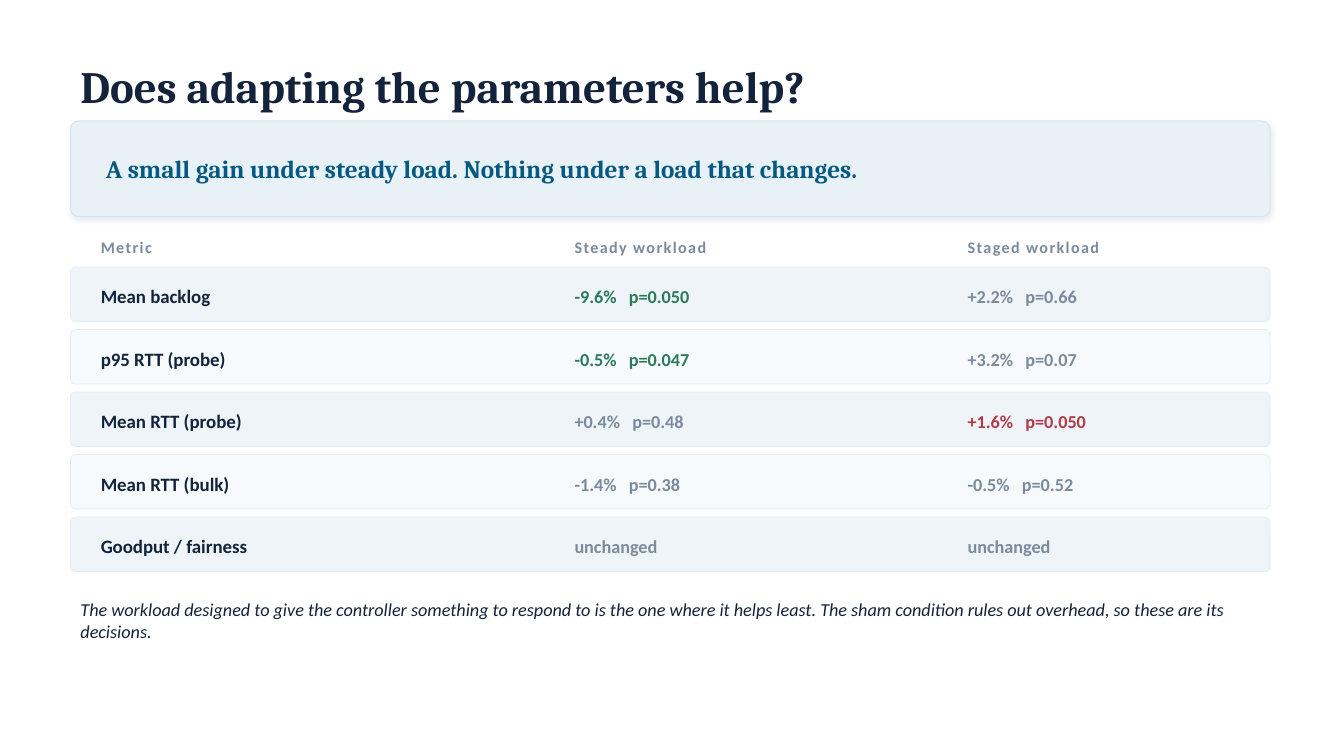
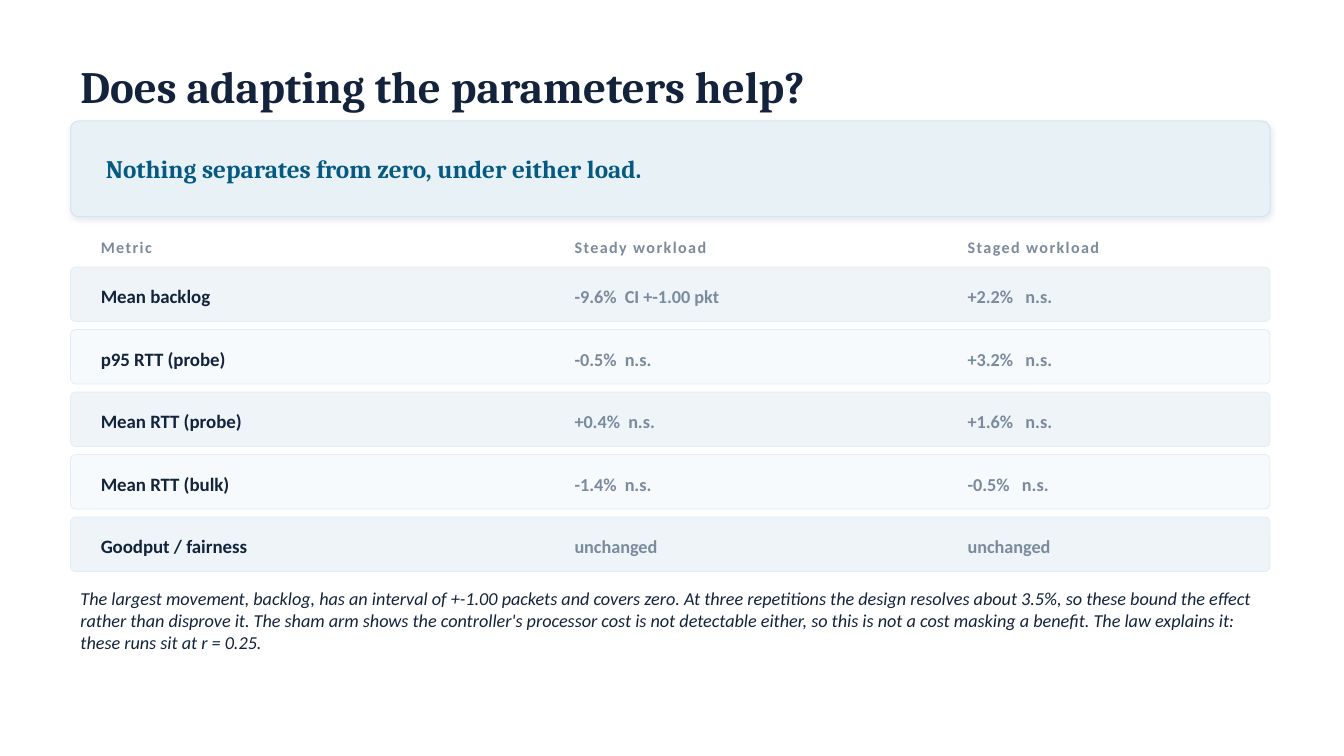
Before and after one commit to Amritha902/ccn-linux-qdisc-study, a slide deck: slide 12 of deck/ACAPE_2026.pptx. Drawn at 1344x756 pixels with LibreOffice and Linux fonts; fonts in the diff are those of the drawing. Boxes give left, top, right and bottom in pixels: in the first picture for what was removed or moved away, otherwise in the second. Text is boxed around its words. In the diff, an @@ line names an element or a change of style, - is before the commit and + after.

```diff
--- a/deck/ACAPE_2026.pptx
+++ b/deck/ACAPE_2026.pptx
@@ text at (106,160,642,184): text changed @@
-A small gain under steady load. Nothing under a load that changes.
+Nothing separates from zero, under either load.
@@ text at (575,290,719,306): text changed; text colour #2C7A5A to #7B8A9C @@
--9.6% p=0.050
+-9.6% CI +-1.00 pkt
@@ text at (968,290,1052,303): text changed @@
-+2.2% p=0.66
++2.2% n.s.
@@ text at (575,353,652,366): text changed; text colour #2C7A5A to #7B8A9C @@
--0.5% p=0.047
+-0.5% n.s.
@@ text at (968,353,1052,366): text changed @@
-+3.2% p=0.07
++3.2% n.s.
@@ text at (575,415,655,428): text changed @@
-+0.4% p=0.48
++0.4% n.s.
@@ text at (968,415,1052,428): text changed; text colour #B23A48 to #7B8A9C @@
-+1.6% p=0.050
++1.6% n.s.
@@ text at (575,478,652,491): text changed @@
--1.4% p=0.38
+-1.4% n.s.
@@ text at (968,478,1049,491): text changed @@
--0.5% p=0.52
+-0.5% n.s.
@@ text at (80,592,1250,649): text changed @@
-The workload designed to give the controller something to respond to is the one where it helps least. The sham condition rules out overhead, so these are its decisions.
+The largest movement, backlog, has an interval of +-1.00 packets and covers zero. At three repetitions the design resolves about 3.5%, so these bound the effect rather than disprove it. The sham arm shows the controller's processor cost is not detectable either, so this is not a cost masking a benefit. The law explains it: these runs sit at r = 0.25.
```
Also in this commit, not shown: 1 other slide changed, 5 slides added, 1 slide removed, 3 other files.
